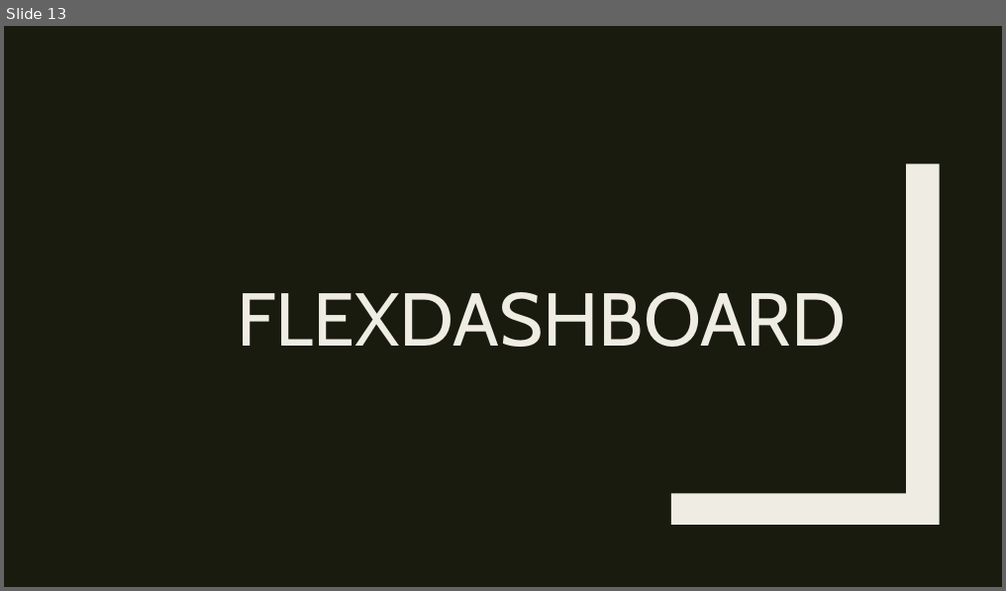
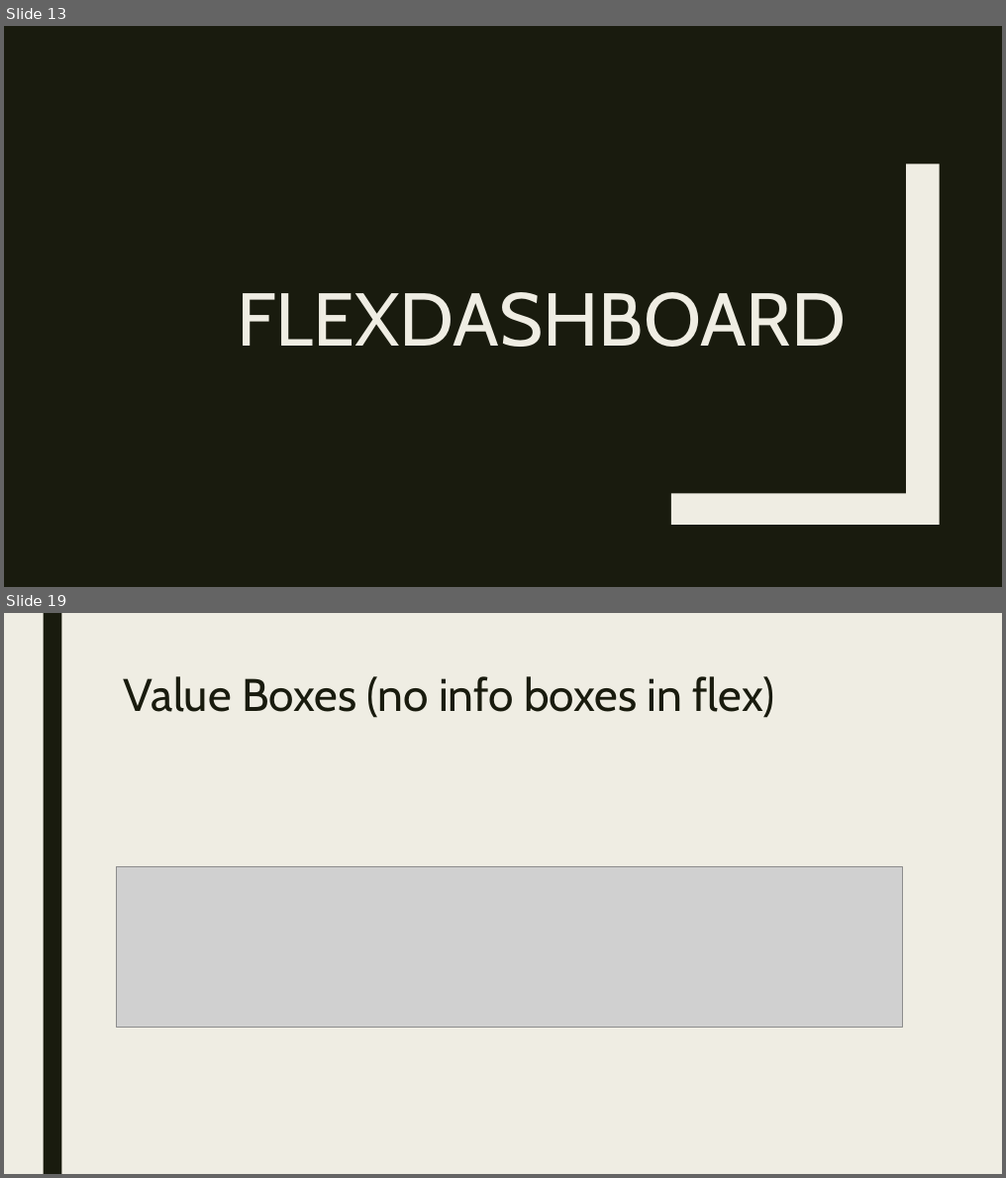
Before and after one commit to RforOperations2018/Class_2, a slide deck: Class 6.pptx. Shown one above the other, each under a label of ours: slide 13 before the commit, slides 13 and 19 after it; the slides between them are not shown. The pictures are 1006x591 and 1006x1178 pixels, drawn with LibreOffice and Linux fonts; fonts in the diff are those of the drawing; grey boxes stand for pictures. Boxes give left, top, right and bottom in pixels: in the first picture for what was removed or moved away, otherwise in the second. Text is boxed around its words. In the diff, an @@ line names an element or a change of style, - is before the commit and + after.

```diff
--- a/Class 6.pptx
+++ b/Class 6.pptx
@@ slide 19 added at (x1=4, y1=613, x2=1002, y2=1174), background #EFEDE3 @@
@@ rectangle added at (x1=43, y1=613, x2=61, y2=1174), fill #191B0E @@
@@ title added at (x1=124, y1=676, x2=775, y2=718), 44 pt, text #191B0E @@
+Value Boxes (no info boxes in flex)
@@ picture added at (x1=116, y1=866, x2=902, y2=1027) @@
```
Also in this commit, not shown: 8 slides changed, 5 other slides added, 1 other file.
